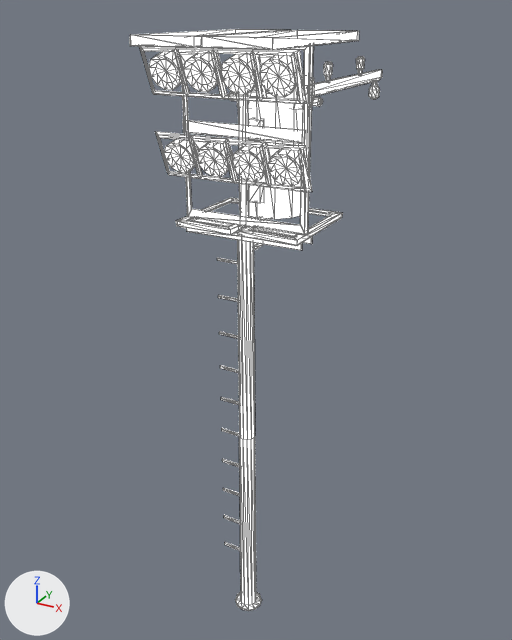
One commit to the glTF model playground/src/assets/models/rapier-car/low_poly_reflector.glb: the scene before it, then after it.
The view is the same before and after, from a 50 mm lens placed at (4.04, -7.11, 8.23), pointed at (-0.24, 0.67, 4.35). Arrows for +X, +Y and +Z are at lower left; the lights stay in place. The picture after the commit comes second. Mesh edges are drawn as thin lines. Where no turn or scale is listed for an object, it has been applied to the vertices.

In view in the first picture: 'bars_LP_Material.001_0'.
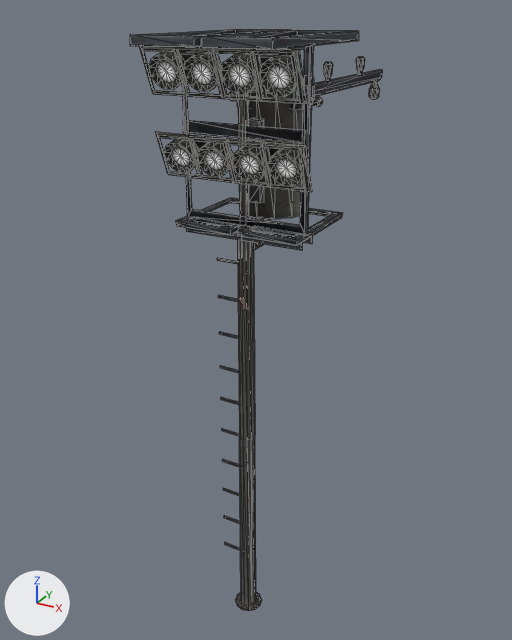
What changed in the scene script:
```text
Add img_image_2:
    img_image_2 = load_image('Image_2', '_unpacked/Image_2', 512, 512, 'sRGB')
Add img_image_1:
    img_image_1 = load_image('Image_1', '_unpacked/Image_1', 512, 512, 'Non-Color')
Add img_image_3:
    img_image_3 = load_image('Image_3', '_unpacked/Image_3', 512, 512, 'Non-Color')
Add img_image_0:
    img_image_0 = load_image('Image_0', '_unpacked/Image_0', 512, 512, 'sRGB')
Change mat_material_001:
    remove # nodes: BsdfPrincipled, OutputMaterial
    remove # colours: white #ffffff
    nodes: BsdfPrincipled, NormalMap, OutputMaterial, SeparateColor, TexImage x4
    uses the picture img_image_0
    uses the picture img_image_1
    uses the picture img_image_2
    uses the picture img_image_3
```

Location of each change, (x1, y1, x2, y2) in pixels of the pictures (512 x 640 px):
'bars_LP_Material.001_0', surface changed (white to grey)
    both: (130, 29, 382, 611)
